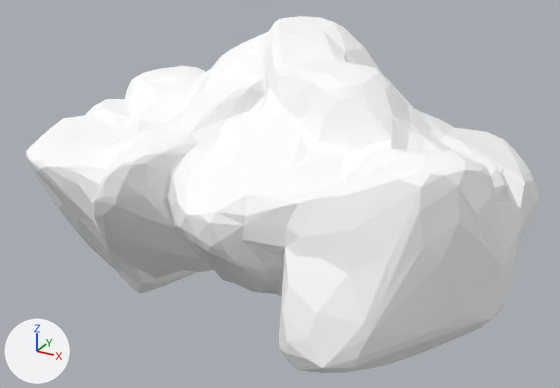
The glTF model public/siege/scifi/alpine_SM_Env_Rock_Cliff_05.gltf as it was, and as the next commit left it.
Rendered twice from a 50 mm lens placed at (10.62, -18.66, 8.95), pointed at (0.35, 0.0, -0.38). Lighting does not change. The marker at lower left points along +X, +Y and +Z. The first picture is the older version. Where no turn or scale is listed for an object, it has been applied to the vertices.

Names of what the first picture shows: 'SM_Env_Rock_Cliff_05'.
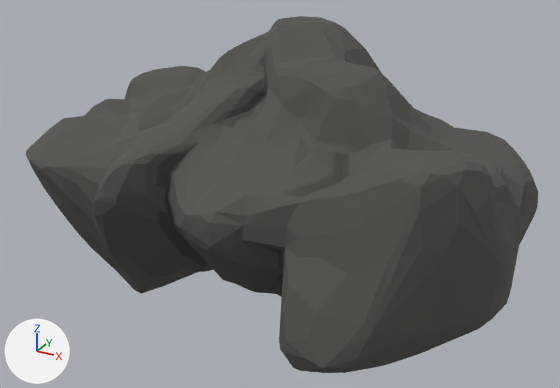
Location of each change, (x1, y1, x2, y2) in pixels of the pictures (560 x 388 px):
'SM_Env_Rock_Cliff_05', surface changed (white to grey): (26, 16, 538, 373) in both

Edits to the bpy script that builds the scene:
```text
Add img_polygonnaturebiomess2_alpine_texture_01:
    img_polygonnaturebiomess2_alpine_texture_01 = load_image('PolygonNatureBiomesS2_Alpine_Texture_01', 'PolygonNatureBiomesS2_Alpine_Texture_01.webp', 4096, 4096, 'sRGB')
Change mat_polygonnaturebiomess2_alpine_texture_01:
    remove mat_polygonnaturebiomess2_alpine_texture_01.base_color = (1.0, 1.0, 1.0)  # white #ffffff
    add mat_polygonnaturebiomess2_alpine_texture_01.texture = img_polygonnaturebiomess2_alpine_texture_01
```
